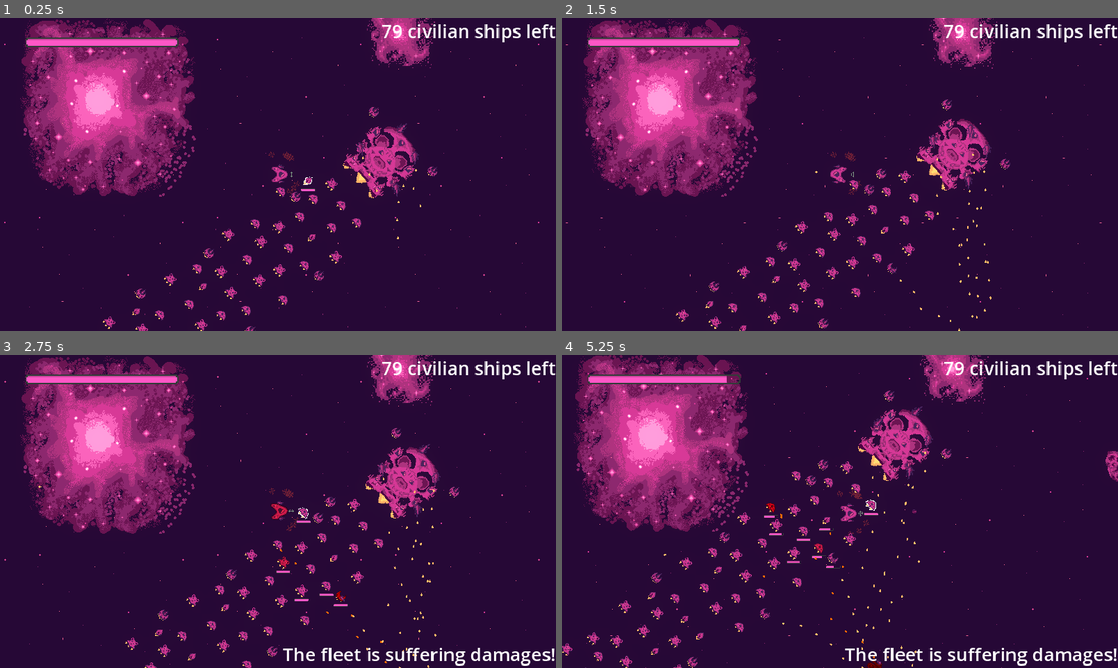
Above: before the commit, frames 1-4 (two rows, left to right).
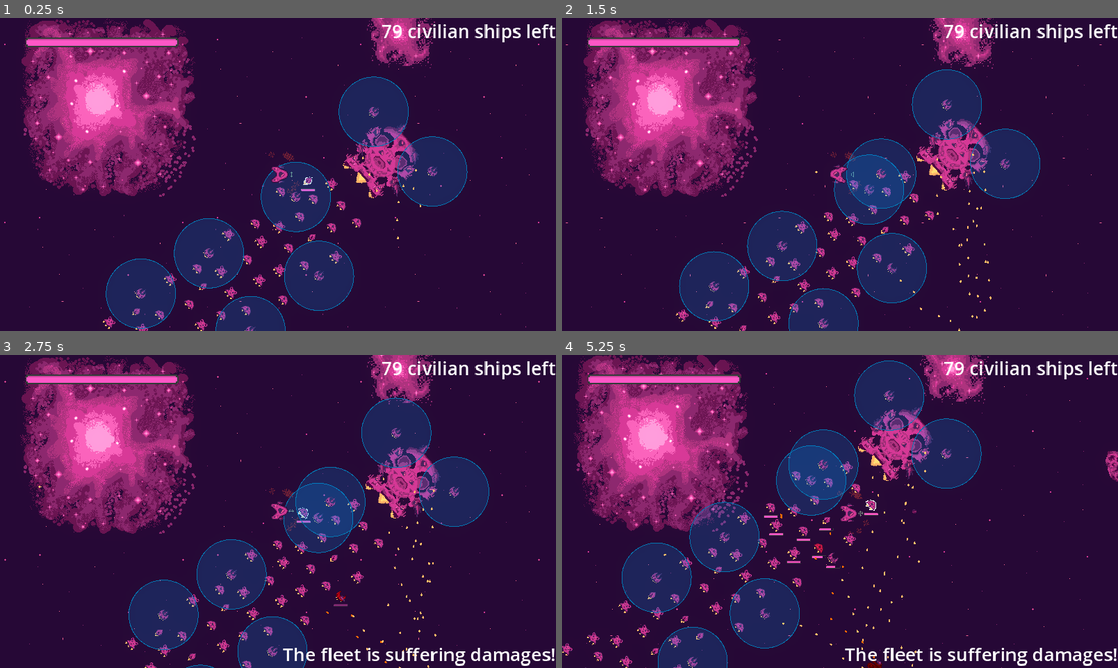
Above: after the commit, the same moments.

Repository: bear-minimum-studio/space-bear
Game: Godot game, scene res://Game.tscn
Same seed, same stepped clock (60 frames per second), same inputs: the game is played once before the commit and once after it.
Inputs:
- Up to frame 1 (0.25 s): no input
- Up to frame 2 (1.5 s): tap Enter (upgrade) at 0.5 s; hold Right (turn_right) 0.53-1.28 s; tap Down (decelerate) at 0.6 s; hold Ctrl (brake) from 1.28 s (still down); tap Space (fire) at 1.35 s
- Up to frame 3 (2.75 s): release Ctrl (brake) at 2.03 s; hold Right (turn_right) from 2.03 s (still down); hold G (grappling_hook) from 2.03 s (still down)
- Up to frame 4 (5.25 s): release Right (turn_right) at 2.78 s; release G (grappling_hook) at 2.78 s; hold Up (accelerate) 2.78-3.53 s; tap F (turret_fire) at 2.85 s; hold Left (turn_left) 3.53-5.03 s; tap Down (decelerate) at 3.6 s; tap Space (fire) at 4.35 s; hold Ctrl (brake) from 5.03 s (still down); hold G (grappling_hook) from 5.03 s (still down)

The runs differ from the first frame. In frame 1, 14% of the frame differs, in the area x 19-85%, y 18-100%; in frame 2, 15%; in frame 3, 14%; in frame 4, 16%, in the area x 10-76%, y 1-100%.

Commit message:
feat: add shield to turret ships

Diff:
--- a/bullet/Bullet.gd
+++ b/bullet/Bullet.gd
@@ -18,9 +18,14 @@
 	if (self.global_position - initial_position).length() > bullet_range:
 		self.queue_free()
 
+func _on_body_entered(body: Node2D):
+	_hit(body)
 
-func _on_body_entered(body: Node2D):
-	var health_system = body.find_child("HealthSystem")
+func _on_area_entered(area):
+	_hit(area)
+
+func _hit(area_or_body):
+	var health_system = area_or_body.find_child("HealthSystem")
 	if health_system != null:
 		health_system.on_hit()
 	self.queue_free()
--- a/bullet/Bullet.tscn
+++ b/bullet/Bullet.tscn
@@ -33,4 +33,5 @@
 volume_db = -7.682
 bus = &"FX"
 
+[connection signal="area_entered" from="." to="." method="_on_area_entered"]
 [connection signal="body_entered" from="." to="." method="_on_body_entered"]
--- a/helpers/hurt-animation/HurtAnimation.gd
+++ b/helpers/hurt-animation/HurtAnimation.gd
@@ -1,6 +1,14 @@
 extends Node2D
+
+# TODO: Maybe these should all be global helpers
+# The functions don't use the tree and need to be plugged manually anyway
 
 func animate_hurt(sprite: Node2D):
 	var tween = create_tween()
 	tween.tween_property(sprite, "modulate", Color.RED, 0.1)
 	tween.tween_property(sprite, "modulate", Color.WHITE, 0.1)
+
+func animate_hurt_opacity(sprite: Node2D):
+	var tween = create_tween()
+	tween.tween_property(sprite, "modulate:a", 0.5, 0.1)
+	tween.tween_property(sprite, "modulate:a", 1, 0.1)
--- a/npc/civilians/TurretShip.tscn
+++ b/npc/civilians/TurretShip.tscn
@@ -1,9 +1,10 @@
-[gd_scene load_steps=6 format=3 uid="uid://iawoyehjjxoa"]
+[gd_scene load_steps=7 format=3 uid="uid://iawoyehjjxoa"]
 
 [ext_resource type="PackedScene" uid="uid://dujcwt8umqhfd" path="res://npc/AbstractShip.tscn" id="1_63j1f"]
 [ext_resource type="Texture2D" uid="uid://876ifecl54ww" path="res://npc/civilians/vaisseau_defense.png" id="2_0o62w"]
 [ext_resource type="Texture2D" uid="uid://dg1k0isxxsv4q" path="res://npc/civilians/vaisseau_defense_flammes.png" id="3_qquy2"]
 [ext_resource type="PackedScene" uid="uid://boraidb6nocfq" path="res://npc/Turret.tscn" id="5_34wb2"]
+[ext_resource type="PackedScene" uid="uid://djo7oaxj6obr3" path="res://shield/Shield.tscn" id="5_us0t2"]
 
 [sub_resource type="CircleShape2D" id="CircleShape2D_t24if"]
 
@@ -27,3 +28,6 @@
 
 [node name="HealthSystem" parent="." index="5"]
 max_health = 40
+
+[node name="Shield" parent="." index="8" instance=ExtResource("5_us0t2")]
+shield_size = 100.0
--- a/shield/Shield.gd
+++ b/shield/Shield.gd
@@ -1,5 +1,12 @@
 @tool
 extends Node2D
+class_name Shield
+
+const COLLISION_MARGIN_PERCENT = 15
+
+@onready var collision_shape_2d = $CollisionShape2D
+@onready var hurt_animation = $HurtAnimation
+@onready var health_system = $HealthSystem
 
 @export var shield_color: Color = Color("#0096ff2b") :
 	set(new_color):
@@ -14,6 +21,8 @@
 @export var shield_size: float = 100.0 :
 	set(new_shield_size):
 		shield_size = new_shield_size
+		if collision_shape_2d != null:
+			collision_shape_2d.shape.radius = new_shield_size * (100 + COLLISION_MARGIN_PERCENT) / 100
 		queue_redraw()
 
 @export var outline_width: float = 2.0 :
@@ -21,6 +30,12 @@
 		outline_width = new_outline_width
 		queue_redraw()
 
+func _ready():
+	health_system.hp_changed.connect(_on_hit)
+
 func _draw():
 	draw_circle(Vector2.ZERO, shield_size, shield_color)
 	draw_arc(Vector2.ZERO, shield_size, 0, 2 * PI, 50, shield_outline, outline_width, false)
+
+func _on_hit(_health, _max_health):
+	hurt_animation.animate_hurt_opacity(self)
--- a/shield/Shield.tscn
+++ b/shield/Shield.tscn
@@ -1,7 +1,23 @@
-[gd_scene load_steps=2 format=3 uid="uid://djo7oaxj6obr3"]
+[gd_scene load_steps=5 format=3 uid="uid://djo7oaxj6obr3"]
 
 [ext_resource type="Script" path="res://shield/Shield.gd" id="1_s6dcc"]
+[ext_resource type="PackedScene" uid="uid://dup7bmnxifgyd" path="res://health-system/HealthSystem.tscn" id="2_w6wil"]
+[ext_resource type="PackedScene" uid="uid://b1a6w4bh4br5v" path="res://helpers/hurt-animation/HurtAnimation.tscn" id="3_feixo"]
 
-[node name="Shield" type="Node2D"]
+[sub_resource type="CircleShape2D" id="CircleShape2D_07fai"]
+radius = 130.0
+
+[node name="Shield" type="Area2D"]
+collision_layer = 9
+collision_mask = 0
 script = ExtResource("1_s6dcc")
-shield_size = 20.0
+shield_size = 60.0
+
+[node name="CollisionShape2D" type="CollisionShape2D" parent="."]
+shape = SubResource("CircleShape2D_07fai")
+debug_color = Color(0, 0.6, 0.701961, 0.0862745)
+
+[node name="HealthSystem" parent="." instance=ExtResource("2_w6wil")]
+max_health = 10
+
+[node name="HurtAnimation" parent="." instance=ExtResource("3_feixo")]
